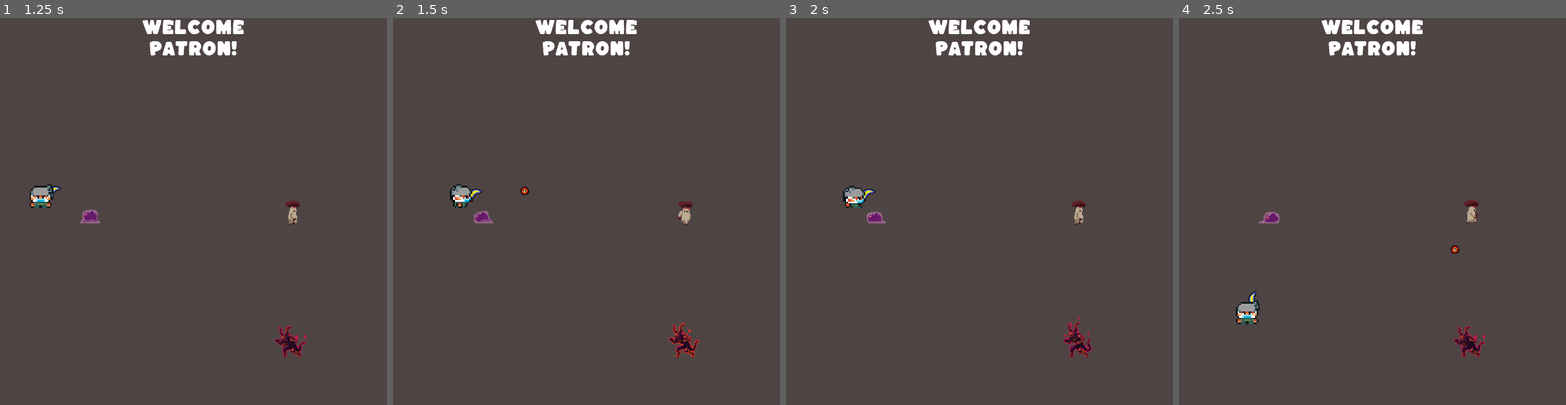
Above: before the commit, frames 1-4 (left to right).
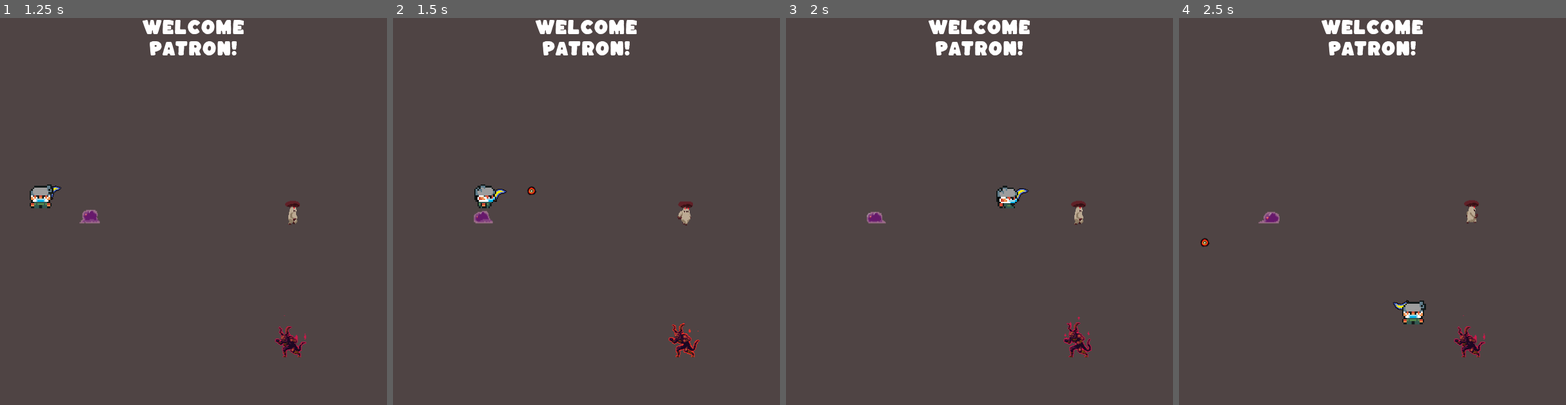
Above: after the commit, the same moments.

Repository: JWolff98/Grocery-Havok
Game: Godot game, scene res://main.tscn
Same seed, same stepped clock (60 frames per second), same inputs: the game is played once before the commit and once after it.
Inputs (mouse positions are in pixels of both pictures, inside the frame that each line leads up to):
- Up to frame 1 (1.25 s): click "Start" at 0.5 s
- Up to frame 2 (1.5 s): move the mouse to (671, 192) at 1.27 s; hold D (move_right) from 1.28 s (still down); tap Space (attack) at 1.35 s
- Up to frame 3 (2 s): keep holding D (move_right)
- Up to frame 4 (2.5 s): move the mouse to (1295, 230) at 2.02 s; release D (move_right) at 2.03 s; hold S (move_down) from 2.03 s (still down); tap Space (attack) at 2.1 s

Frame 1 is identical in both runs. In frame 2, 0.7% of the frame differs, in the area x 14-37%, y 43-50%; in frame 3, 0.6%; in frame 4, 0.8%, in the area x 5-73%, y 56-80%.

Commit message:
fixed grape and mushroom collisions

Diff:
--- a/Bullet.tscn
+++ b/Bullet.tscn
@@ -8,6 +8,7 @@
 radius = 7.07107
 
 [node name="Bullet" type="Area2D"]
+collision_mask = 3
 script = ExtResource( 2 )
 
 [node name="CollisionShape2D" type="CollisionShape2D" parent="."]
--- a/HUD.tscn
+++ b/HUD.tscn
@@ -20,11 +20,8 @@
 size = 25
 font_data = ExtResource( 1 )
 
-[sub_resource type="StyleBoxFlat" id=5]
-bg_color = Color( 0.0980392, 0.72549, 0.156863, 1 )
-
 [sub_resource type="StyleBoxFlat" id=6]
-bg_color = Color( 0.0117647, 0.0196078, 1, 1 )
+bg_color = Color( 0.0745098, 0.384314, 0.784314, 1 )
 
 [node name="HUD" type="CanvasLayer"]
 script = ExtResource( 2 )
@@ -84,7 +81,6 @@
 margin_top = 558.0
 margin_right = 188.0
 margin_bottom = 600.0
-custom_styles/fg = SubResource( 5 )
 custom_styles/bg = SubResource( 6 )
 max_value = 23.0
 step = 1.0
--- a/grape.gd
+++ b/grape.gd
@@ -6,6 +6,7 @@
 var max_hp = 100
 var current_hp
 
+onready var navigation_agent = $NavigationAgent2D
 var screen_size
 var speed = 50
 var frameTimer
@@ -19,20 +20,25 @@
 		$AnimatedSprite.playing = true
 		$AnimatedSprite.animation = "move"
 		var move_towards = get_parent().get_node("player").position
-		var velocity = (move_towards - position).normalized() * speed
 
-		var collision = move_and_collide(velocity*delta)
-		if frameTimer == 0:
-			if collision:
-				if(collision.collider.name.begins_with("aisle")):
-					framedVelocity = velocity.bounce(collision.normal)
-					frameTimer = -500
+		navigation_agent.set_target_location(move_towards)
+		var move_direction = position.direction_to(navigation_agent.get_next_location())
+		var velocity = move_direction * speed
+		navigation_agent.set_velocity(velocity)
+		velocity = move_and_slide(velocity)
 
-		if frameTimer < 0:
-			move_and_collide(framedVelocity * delta)
-			frameTimer += 1
-		else:
-			move_and_collide(velocity*delta)
+		#var collision = move_and_collide(velocity*delta)
+		#if frameTimer == 0:
+		#	if collision:
+		#		if(collision.collider.name.begins_with("aisle")):
+			#		framedVelocity = velocity.bounce(collision.normal)
+			#		frameTimer = -500
+
+	#	if frameTimer < 0:
+	#		move_and_collide(framedVelocity * delta)
+	#		frameTimer += 1
+	#	else:
+		#	move_and_collide(velocity*delta)
 		position.x = clamp(position.x, 0, screen_size.x)
 		position.y = clamp(position.y, 0, screen_size.y)
 # Called when the node enters the scene tree for the first time.
--- a/grape.tscn
+++ b/grape.tscn
@@ -95,6 +95,8 @@
 } ]
 
 [node name="grape" type="KinematicBody2D" groups=["mobs"]]
+collision_layer = 2
+collision_mask = 0
 script = ExtResource( 2 )
 
 [node name="CollisionShape2D" type="CollisionShape2D" parent="." groups=["mobs"]]
@@ -106,3 +108,5 @@
 scale = Vector2( 0.625, 0.88 )
 frames = SubResource( 2 )
 animation = "move"
+
+[node name="NavigationAgent2D" type="NavigationAgent2D" parent="."]
--- a/main.gd
+++ b/main.gd
@@ -60,7 +60,6 @@
 	if num_grapes >= 15:
 		$grapeTimer.stop()
 		$mushroomTimer.start()
-
 
 func _on_player_hit():
 	$produce_aisle.stop()
--- a/main.tscn
+++ b/main.tscn
@@ -21,6 +21,11 @@
 
 [sub_resource type="RectangleShape2D" id=2]
 
+[sub_resource type="NavigationPolygon" id=3]
+vertices = PoolVector2Array( 89, 20, 5, 64, 1, 2, 103, 21, 593, 298, 296, 156, 188, 89, 392, 433, 565, 336, 599, 323, 466, 419, 315, 496, 277, 522, 605, 510, 603, 601, 401, 605, 259, 593, 228, 566, 202, 599, 57, 35, 33, 177, 3, 160, 83, 350, 58, 372, 5, 389, 145, 255, 142, 278, 299, 375, 228, 537, 201, 511, 125, 464, 67, 416, 256, 200, 300, 175 )
+polygons = [ PoolIntArray( 0, 1, 2 ), PoolIntArray( 3, 4, 5, 6 ), PoolIntArray( 7, 8, 9, 10, 11 ), PoolIntArray( 12, 11, 10, 13, 14, 15, 16, 17 ), PoolIntArray( 16, 18, 17 ), PoolIntArray( 19, 3, 6, 20, 21 ), PoolIntArray( 22, 23, 24, 21, 20, 25, 26 ), PoolIntArray( 27, 7, 11, 22, 26 ), PoolIntArray( 12, 17, 28 ), PoolIntArray( 23, 12, 28, 29 ), PoolIntArray( 23, 29, 30, 31 ), PoolIntArray( 23, 31, 24 ), PoolIntArray( 32, 26, 25, 5 ), PoolIntArray( 33, 32, 5 ), PoolIntArray( 8, 33, 5, 4, 9 ) ]
+outlines = [ PoolVector2Array( 3, 160, 5, 389, 67, 416, 125, 464, 201, 511, 228, 537, 228, 566, 202, 599, 259, 593, 401, 605, 603, 601, 605, 510, 466, 419, 599, 323, 593, 298, 103, 21, 57, 35 ), PoolVector2Array( 256, 200, 142, 278, 299, 375, 392, 433, 565, 336, 300, 175 ), PoolVector2Array( 33, 177, 188, 89, 296, 156, 145, 255 ), PoolVector2Array( 58, 372, 83, 350, 315, 496, 277, 522 ), PoolVector2Array( 1, 2, 5, 64, 89, 20 ) ]
+
 [node name="main" type="Node"]
 script = ExtResource( 6 )
 grape = ExtResource( 4 )
@@ -35,7 +40,6 @@
 visible = false
 
 [node name="background_1" parent="." instance=ExtResource( 3 )]
-visible = false
 
 [node name="player" parent="." instance=ExtResource( 2 )]
 position = Vector2( 64, 275 )
@@ -84,6 +88,10 @@
 [node name="pepper" parent="." instance=ExtResource( 13 )]
 visible = false
 
+[node name="NavigationPolygonInstance" type="NavigationPolygonInstance" parent="."]
+position = Vector2( -2, -2 )
+navpoly = SubResource( 3 )
+
 [connection signal="done" from="tutorial" to="." method="_on_tutorial_done"]
 [connection signal="hit" from="player" to="." method="_on_player_hit"]
 [connection signal="victory" from="player" to="." method="_on_player_victory"]
@@ -93,6 +101,3 @@
 [connection signal="start_game" from="HUD" to="." method="_on_HUD_start_game"]
 [connection signal="tutorial" from="HUD" to="." method="_on_HUD_tutorial"]
 [connection signal="win" from="HUD" to="." method="_on_HUD_win"]
-[connection signal="pepper_death" from="pepper" to="player" method="_on_pepper_pepper_death"]
-[connection signal="smoke_screen" from="pepper" to="." method="_on_pepper_smoke_screen"]
-[connection signal="smoke_screen_stop" from="pepper" to="." method="_on_pepper_smoke_screen_stop"]
--- a/mushroom.gd
+++ b/mushroom.gd
@@ -9,6 +9,7 @@
 var dead = false
 var hit = false
 var tutorial = false
+onready var navigation_agent = $NavigationAgent2D
 signal mushroom_death
 
 func _physics_process(delta):
@@ -24,7 +25,11 @@
 			#check if mushroom can see the player
 
 			var move_towards = get_parent().get_node("player").position
-			velocity = (move_towards - position).normalized() * speed
+
+			navigation_agent.set_target_location(move_towards)
+			var move_direction = position.direction_to(navigation_agent.get_next_location())
+			velocity = move_direction * speed
+			navigation_agent.set_velocity(velocity)
 
 			$AnimatedSprite.flip_h = velocity.x < 0
 			if position.distance_to(get_parent().get_node("player").position) <= 40:
@@ -34,18 +39,7 @@
 		else:
 			$AnimatedSprite.animation = "idle"
 
-		var collision = move_and_collide(velocity*delta)
-		if frameTimer == 0:
-			if collision:
-				if(collision.collider.name.begins_with("aisle")):
-					framedVelocity = velocity.bounce(collision.normal)
-					frameTimer = -400
-
-		if frameTimer < 0:
-			move_and_collide(framedVelocity * delta)
-			frameTimer += 1
-		else:
-			move_and_collide(velocity*delta)
+		velocity = move_and_slide(velocity)
 		position.x = clamp(position.x, 0, screen_size.x)
 		position.y = clamp(position.y, 0, screen_size.y)
 # Called when the node enters the scene tree for the first time.
--- a/mushroom.tscn
+++ b/mushroom.tscn
@@ -174,3 +174,5 @@
 position = Vector2( 2, -29 )
 frames = SubResource( 11 )
 animation = "hit"
+
+[node name="NavigationAgent2D" type="NavigationAgent2D" parent="."]
--- a/pepper.tscn
+++ b/pepper.tscn
@@ -1,8 +1,7 @@
-[gd_scene load_steps=32 format=2]
+[gd_scene load_steps=28 format=2]
 
 [ext_resource path="res://assets/red_pepper_burn.png" type="Texture" id=1]
 [ext_resource path="res://assets/red_pepper_idle.png" type="Texture" id=2]
-[ext_resource path="res://assets/red_pepper_beast_transformation.png" type="Texture" id=3]
 [ext_resource path="res://pepper.gd" type="Script" id=4]
 
 [sub_resource type="RectangleShape2D" id=1]
@@ -68,21 +67,6 @@
 atlas = ExtResource( 1 )
 region = Rect2( 0, 474, 65, 158 )
 
-[sub_resource type="AtlasTexture" id=42]
-flags = 4
-atlas = ExtResource( 3 )
-region = Rect2( 0, 0, 65, 158 )
-
-[sub_resource type="AtlasTexture" id=43]
-flags = 4
-atlas = ExtResource( 3 )
-region = Rect2( 65, 0, 65, 158 )
-
-[sub_resource type="AtlasTexture" id=44]
-flags = 4
-atlas = ExtResource( 3 )
-region = Rect2( 130, 0, 65, 158 )
-
 [sub_resource type="AtlasTexture" id=18]
 flags = 4
 atlas = ExtResource( 2 )
@@ -140,11 +124,6 @@
 "name": "burn",
 "speed": 5.0
 }, {
-"frames": [ SubResource( 42 ), SubResource( 43 ), SubResource( 44 ) ],
-"loop": true,
-"name": "death",
-"speed": 5.0
-}, {
 "frames": [ SubResource( 18 ), SubResource( 19 ), SubResource( 20 ), SubResource( 21 ), SubResource( 22 ), SubResource( 23 ) ],
 "loop": true,
 "name": "idle",
@@ -166,7 +145,6 @@
 [node name="AnimatedSprite" type="AnimatedSprite" parent="."]
 position = Vector2( -1, -46 )
 frames = SubResource( 32 )
-animation = "death"
 
 [node name="Timer" type="Timer" parent="."]
 wait_time = 10.0
--- a/player.tscn
+++ b/player.tscn
@@ -327,6 +327,7 @@
 
 [node name="player" type="KinematicBody2D" groups=["player"]]
 z_index = 1
+collision_layer = 3
 script = ExtResource( 1 )
 
 [node name="AnimatedSprite" type="AnimatedSprite" parent="." groups=["player"]]
Not shown: 1 places in HUD.tscn that only renumber resources
Not shown: 1 places in main.tscn that only renumber resources
Not shown, changed: .DS_Store
Not shown, changed: builds/.DS_Store
